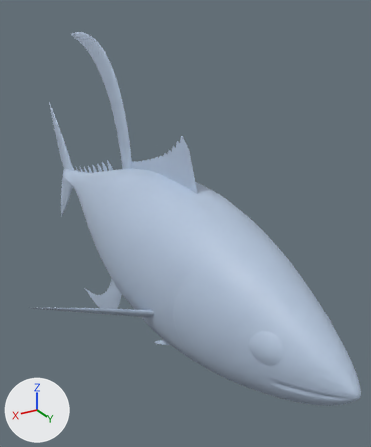
An edit to the glTF model creatures/yellowfin_tuna/models/yellowfin_tuna.glb, drawn before and after from the same camera.
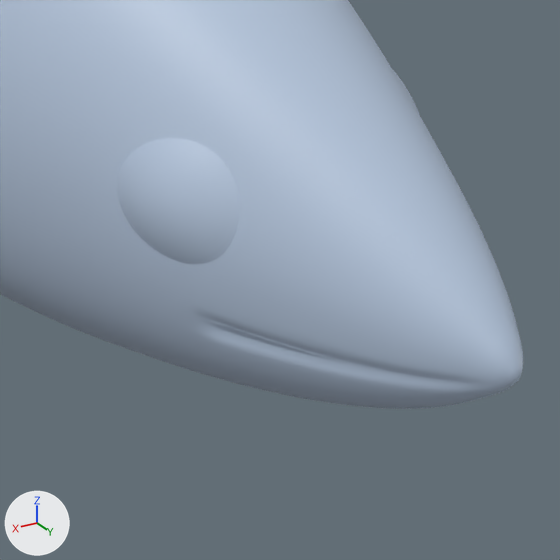
Each version is shown whole from a 50 mm lens placed at (0.555, 1.149, 0.562), pointed at (-0.1, 0.058, 0.016), then close up on the part from 59% to 100% of the width and 66% to 100% of the height. Arrows for +X, +Y and +Z are at lower left; the lights stay in place. The first two pictures are the older version. Vertices at exactly the same position are counted once.

The first close-up shows 'yellowfin_tuna'.
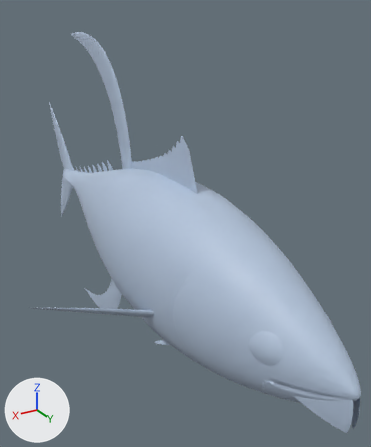
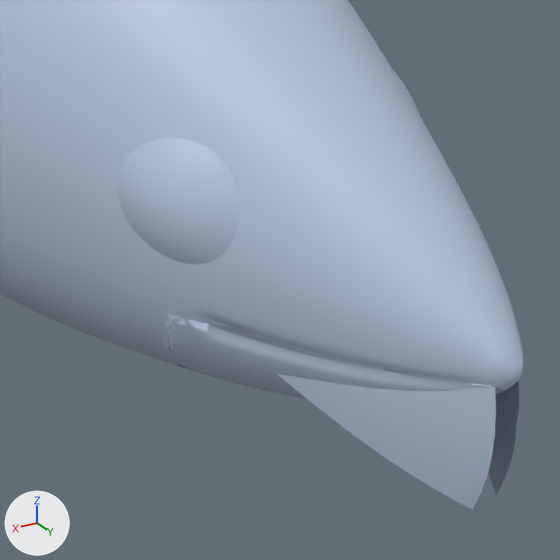
Pixel boxes [x1, y1, x2, y2] of what changed, in the close-ups (560 x 560 px):
'yellowfin_tuna', reshaped: before [0, 0, 523, 409]; after [0, 0, 523, 509]
part 1 of me_yellowfin_tuna, added (blue): after [277, 374, 496, 509]
part 2 of me_yellowfin_tuna, added (blue): after [488, 380, 519, 496]
part 3 of me_yellowfin_tuna, reshaped: before [162, 319, 523, 386]; after [160, 311, 523, 394]

What changed in the scene script:
```text
Change me_yellowfin_tuna:
    used by ob_yellowfin_tuna; location = (0.0, 0.0, 0.0)
    remove me_yellowfin_tuna.from_pydata(...)  # 32865 vertices, 65136 faces; spans x -0.32..0.32, y -0.749..0.75, z -0.459..0.483
    add me_yellowfin_tuna.from_pydata(...)  # 36330 vertices, 72474 faces; spans x -0.32..0.32, y -0.749..0.75, z -0.459..0.483
    me_yellowfin_tuna part 1: a new loose piece of 259 vertices spanning x 0.007..0.058, y 0.619..0.748, z -0.077..-0.006, in mat_tuna (blue #b3c4da)
    me_yellowfin_tuna part 2: a new loose piece of 259 vertices spanning x -0.058..-0.007, y 0.619..0.748, z -0.077..-0.006, in mat_tuna (blue #b3c4da)
    me_yellowfin_tuna part 3: 33 vertices moved within x -0.055..0.065, y 0.602..0.745, z -0.054..0.009; 2947 vertices added at x -0.067..0.067, y 0.581..0.745, z -0.115..0.01
```
